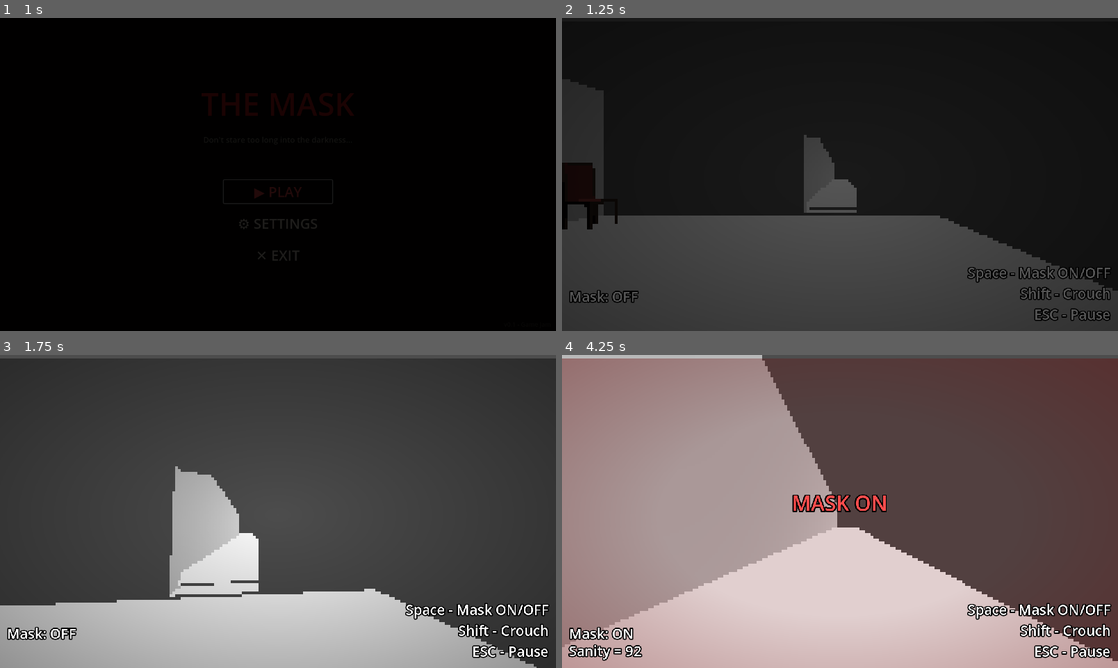
Above: before the commit, frames 1-4 (two rows, left to right).
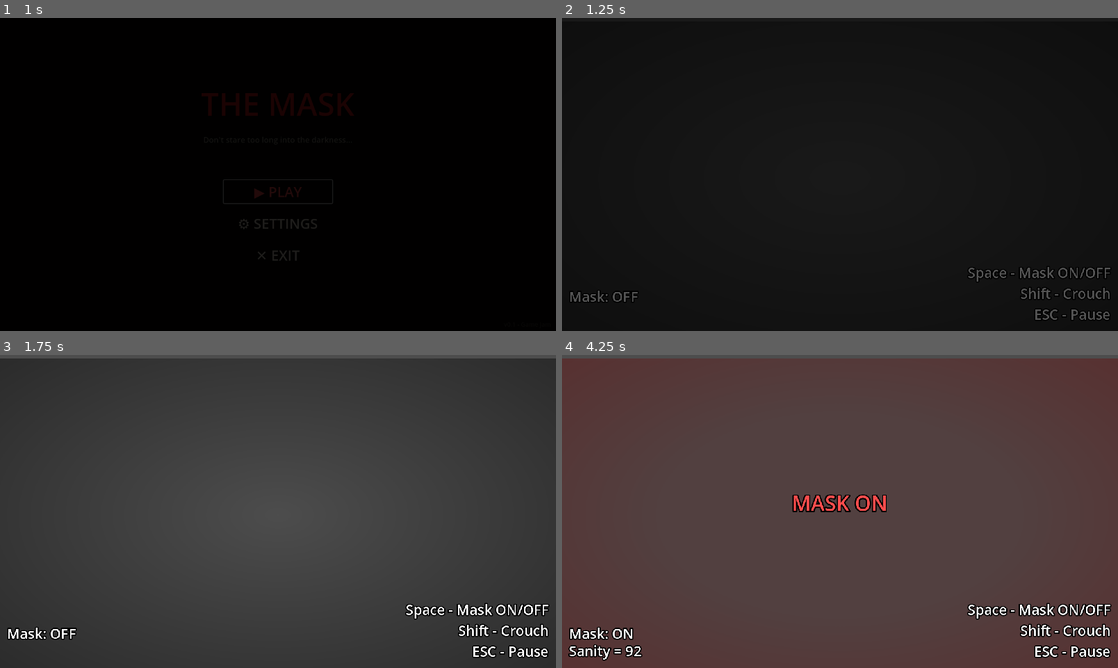
Above: after the commit, the same moments.

Repository: SimoneMicillo/mask-jam-red-devs
Game: Godot game, scene res://UI/MainMenu/main_menu.tscn
Two runs of this game, one before a commit and one after it. Both use one fixed random seed, a clock stepped at 60 frames per second and the inputs below.
Inputs (mouse positions are in pixels of both pictures, inside the frame that each line leads up to):
- Up to frame 1 (1 s): click "▶ PLAY" at 0.5 s
- Up to frame 2 (1.25 s): no input
- Up to frame 3 (1.75 s): tap Enter at 1.25 s; move the mouse to (305, 511) at 1.27 s; hold Up (ui_up) from 1.28 s (still down); tap P at 1.35 s
- Up to frame 4 (4.25 s): keep holding Up (ui_up); move the mouse to (812, 511) at 2.02 s; tap Shift (crouch) at 2.1 s; tap P at 2.3, 3.05, 3.6 s; move the mouse to (851, 505) at 2.77 s; hold Space (toggle_mask) 2.78-3.53 s; move the mouse to (834, 517) at 3.52 s

Frame 1 is identical in both runs. In frame 2, 35% of the frame differs, in the area x 0-100%, y 22-100%; in frame 3, 23%; in frame 4, 57%, in the area x 0-100%, y 0-100%.

Commit message:
feat: Implement Klotski puzzle system with a trigger, dedicated UI, and a fragment HUD.

Diff:
--- a/Autoload/GameManager.gd
+++ b/Autoload/GameManager.gd
@@ -1,5 +1,5 @@
 ## GameManager Autoload
-## Manages global game state: mask toggle, sanity, and game over logic.
+## Manages global game state: mask toggle, sanity, fragments, and game over logic.
 ## Register as Autoload: Project Settings -> Autoload -> GameManager
 extends Node
 
@@ -7,16 +7,23 @@
 signal mask_state_changed(is_active: bool)
 signal sanity_changed(new_sanity: float)
 signal game_over()
+signal fragment_collected(current: int, total: int)
+signal all_fragments_collected()
 
 # --- Exported Properties ---
 @export var max_sanity: float = 100.0
 @export var sanity_drain_rate: float = 5.0  # Sanity lost per second when mask is ON
+
+# --- Constants ---
+const TOTAL_FRAGMENTS: int = 3
 
 # --- State ---
 var current_sanity: float = 100.0
 var is_mask_on: bool = false
 var _is_game_over: bool = false
 var _sanity_drain_paused: bool = false  # Pause drain during QTE
+var _fragments_collected: int = 0
+var _completed_puzzles: Array[String] = []  # Track which puzzles are done
 
 
 func _ready() -> void:
@@ -64,14 +71,45 @@
 	_sanity_drain_paused = paused
 
 
+## Collect a fragment from a puzzle
+func collect_fragment(puzzle_id: String) -> void:
+	if puzzle_id in _completed_puzzles:
+		return  # Already collected
+
+	_completed_puzzles.append(puzzle_id)
+	_fragments_collected += 1
+	fragment_collected.emit(_fragments_collected, TOTAL_FRAGMENTS)
+
+	if _fragments_collected >= TOTAL_FRAGMENTS:
+		all_fragments_collected.emit()
+
+
+## Check if a puzzle has been completed
+func is_puzzle_completed(puzzle_id: String) -> bool:
+	return puzzle_id in _completed_puzzles
+
+
+## Get current fragment count
+func get_fragments_collected() -> int:
+	return _fragments_collected
+
+
+## Get total fragments needed
+func get_total_fragments() -> int:
+	return TOTAL_FRAGMENTS
+
+
 ## Reset all game state for a new game / scene reload.
 func reset_game_state() -> void:
 	current_sanity = max_sanity
 	is_mask_on = false
 	_is_game_over = false
 	_sanity_drain_paused = false
+	_fragments_collected = 0
+	_completed_puzzles.clear()
 	sanity_changed.emit(current_sanity)
 	mask_state_changed.emit(is_mask_on)
+	fragment_collected.emit(0, TOTAL_FRAGMENTS)
 
 
 ## Check if the game is currently over.
--- a/MainScene/main.gd
+++ b/MainScene/main.gd
@@ -2,3 +2,10 @@
 
 func _ready() -> void:
 	Input.mouse_mode = Input.MOUSE_MODE_CAPTURED
+
+func _input(event: InputEvent) -> void:
+	# Debug: Press P to open Klotski puzzle
+	if event is InputEventKey and event.pressed and event.keycode == KEY_P:
+		var puzzle = $KlotskiPuzzle
+		if puzzle and not puzzle.visible:
+			puzzle.open_puzzle()
--- a/Scenary/mappa.tscn
+++ b/Scenary/mappa.tscn
@@ -1,5 +1,6 @@
 [gd_scene load_steps=68 format=4 uid="uid://ct2e0h3wxwujt"]
 
+[ext_resource type="Texture2D" uid="uid://cxwu17rbbp2eu" path="res://Assets/FirtstRoom/image.png" id="1_kdisg"]
 [ext_resource type="PackedScene" uid="uid://bppl16pbx3j84" path="res://Assets/FirtstRoom/piediStallo.tscn" id="1_yaxx7"]
 [ext_resource type="PackedScene" uid="uid://nttu7hw4fvqw" path="res://Assets/3d_models/Chair.fbx" id="2_kdisg"]
 
@@ -34,6 +35,9 @@
 }]
 blend_shape_mode = 0
 shadow_mesh = SubResource("ArrayMesh_e61ps")
+
+[sub_resource type="StandardMaterial3D" id="StandardMaterial3D_b34l7"]
+albedo_texture = ExtResource("1_kdisg")
 
 [sub_resource type="ConcavePolygonShape3D" id="ConcavePolygonShape3D_6wxhj"]
 data = PackedVector3Array(-1, -1, 1, -1, 1, -1, -1, 1, 1, -1, -1, 1, -1, -1, -1, -1, 1, -1, 0.5093, 0.3383, -1, 1, 1, - …(4731 unchanged characters)…
@@ -572,8 +576,10 @@
 
 [node name="StanzaIniziale" type="MeshInstance3D" parent="Node3D"]
 transform = Transform3D(13.517934, 0, 0, 0, 5, 0, 0, 0, 13.517934, -30.580051, 0, 0)
+gi_mode = 2
 mesh = SubResource("ArrayMesh_10iiq")
 skeleton = NodePath("")
+surface_material_override/0 = SubResource("StandardMaterial3D_b34l7")
 
 [node name="StaticBody3D" type="StaticBody3D" parent="Node3D/StanzaIniziale"]
 
--- a/project.godot
+++ b/project.godot
@@ -78,6 +78,11 @@
 "events": [Object(InputEventKey,"resource_local_to_scene":false,"resource_name":"","device":-1,"window_id":0,"alt_press …(192 unchanged characters)…
 ]
 }
+interact={
+"deadzone": 0.2,
+"events": [Object(InputEventKey,"resource_local_to_scene":false,"resource_name":"","device":-1,"window_id":0,"alt_pressed":false,"shift_pressed":false,"ctrl_pressed":false,"meta_pressed":false,"pressed":false,"keycode":0,"physical_keycode":69,"key_label":0,"unicode":101,"location":0,"echo":false,"script":null)
+]
+}
 
 [rendering]
 
